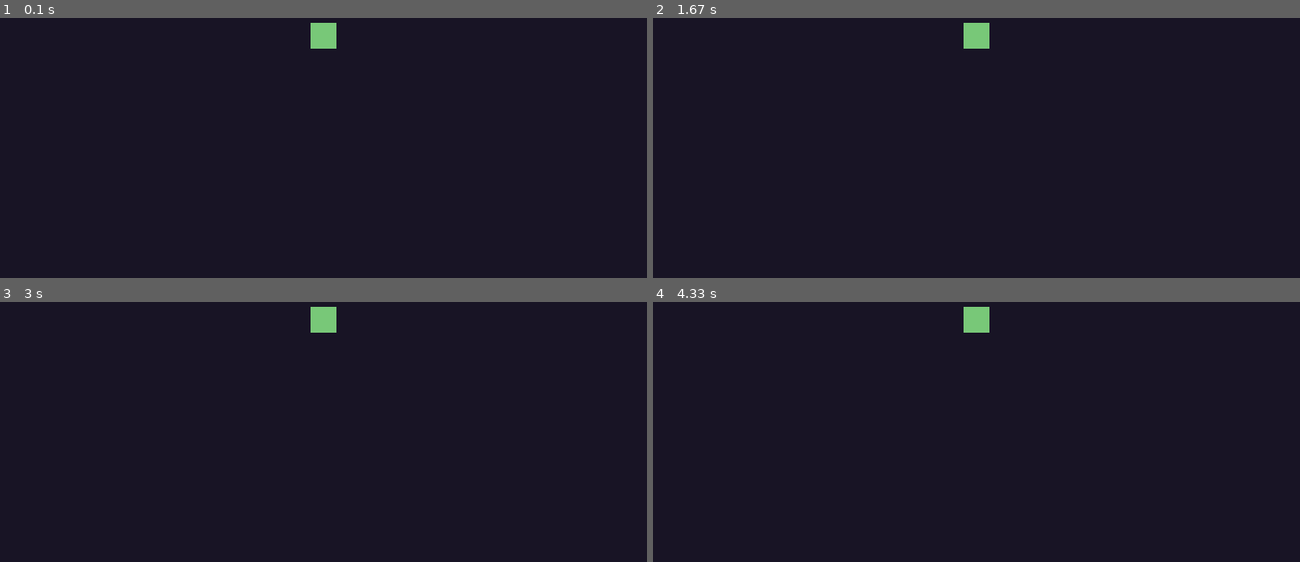
Above: before the commit, frames 1-4 (two rows, left to right).
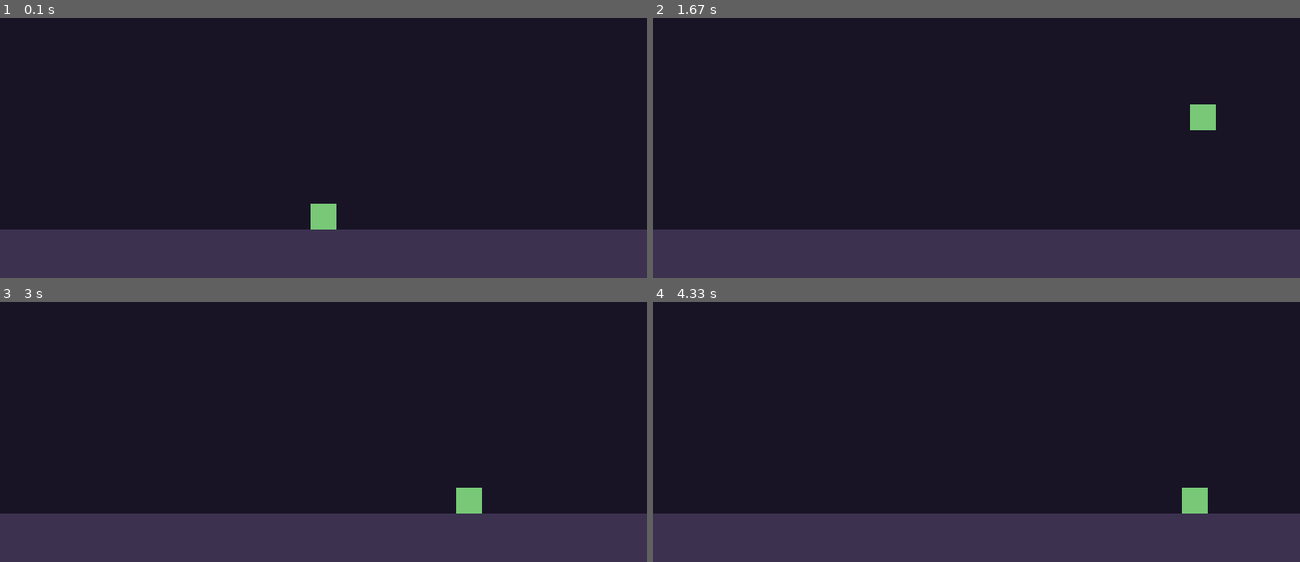
Above: after the commit, the same moments.

Repository: Folombas/PyGame2026
Game: pygame game, started from PyPixel/main.py
The game is run twice, just before and just after one commit, with the same random seed, the same clock (stepped at 60 frames per second) and the same inputs.
Inputs:
- Up to frame 1 (0.1 s): no input
- Up to frame 2 (1.67 s): hold Space 0.33-0.8 s; hold Right 0.33-0.8 s; hold Right 0.83-1.3 s; hold W 1.33-1.63 s
- Up to frame 3 (3 s): hold Right 1.67-2.13 s; hold A 2.17-2.7 s; hold Left from 2.73 s (still down)
- Up to frame 4 (4.33 s): release Left at 3.13 s; tap Space at 3.17 s; hold Up 3.5-3.87 s; hold D from 3.9 s (still down)

The runs differ from the first frame. In frame 1, 19% of the frame differs, in the area x 0-100%, y 1-100%; in frame 2, 19%; in frame 3, 19%; in frame 4, 19%.

Commit message:
Add Player class with movement and jump

Diff:
--- a/PyPixel/main.py
+++ b/PyPixel/main.py
@@ -1,15 +1,9 @@
-"""PyPixel — 2D-платформер на PyGame. Точка входа."""
+"""PyPixel — 2D-платформер на PyGame."""
+import sys
 import pygame
-import sys
 
-# --- Константы ---
-WIDTH, HEIGHT = 800, 600
-FPS = 60
-TITLE = "PyPixel"
-
-# --- Цвета (пиксельная палитра) ---
-BG_COLOR = (24, 20, 37)
-PLAYER_COLOR = (120, 200, 120)
+from settings import WIDTH, HEIGHT, FPS, TITLE, BG_COLOR, GROUND_COLOR, GROUND_Y
+from player import Player
 
 
 def main() -> None:
@@ -18,19 +12,26 @@
     pygame.display.set_caption(TITLE)
     clock = pygame.time.Clock()
 
+    player = Player(x=WIDTH // 2 - 16, y=GROUND_Y - 32)
+
     running = True
     while running:
+        # --- events ---
         for event in pygame.event.get():
             if event.type == pygame.QUIT:
                 running = False
             elif event.type == pygame.KEYDOWN and event.key == pygame.K_ESCAPE:
                 running = False
 
+        # --- update ---
+        keys = pygame.key.get_pressed()
+        player.handle_input(keys)
+        player.update()
+
+        # --- draw ---
         screen.fill(BG_COLOR)
-        pygame.draw.rect(
-            screen, PLAYER_COLOR,
-            (WIDTH // 2 - 16, HEIGHT // 2 - 16, 32, 32)
-        )
+        pygame.draw.rect(screen, GROUND_COLOR, (0, GROUND_Y, WIDTH, HEIGHT - GROUND_Y))
+        player.draw(screen)
         pygame.display.flip()
 
         clock.tick(FPS)
--- /dev/null
+++ b/PyPixel/player.py
@@ -0,0 +1,42 @@
+"""Игрок."""
+import pygame
+from settings import (
+    PLAYER_COLOR, GRAVITY, PLAYER_SPEED, JUMP_POWER, GROUND_Y
+)
+
+
+class Player:
+    def __init__(self, x: int, y: int, size: int = 32):
+        self.rect = pygame.Rect(x, y, size, size)
+        self.vel_x = 0.0
+        self.vel_y = 0.0
+        self.on_ground = False
+
+    def handle_input(self, keys) -> None:
+        self.vel_x = 0
+        if keys[pygame.K_LEFT] or keys[pygame.K_a]:
+            self.vel_x = -PLAYER_SPEED
+        if keys[pygame.K_RIGHT] or keys[pygame.K_d]:
+            self.vel_x = PLAYER_SPEED
+        if (keys[pygame.K_SPACE] or keys[pygame.K_UP] or keys[pygame.K_w]) and self.on_ground:
+            self.vel_y = JUMP_POWER
+            self.on_ground = False
+
+    def update(self) -> None:
+        # Гравитация
+        self.vel_y += GRAVITY
+
+        # Горизонталь
+        self.rect.x += int(self.vel_x)
+
+        # Вертикаль
+        self.rect.y += int(self.vel_y)
+
+        # Коллизия с "землёй" (пока простая, потом заменим на платформы)
+        if self.rect.bottom >= GROUND_Y:
+            self.rect.bottom = GROUND_Y
+            self.vel_y = 0
+            self.on_ground = True
+
+    def draw(self, surface: pygame.Surface) -> None:
+        pygame.draw.rect(surface, PLAYER_COLOR, self.rect)
--- /dev/null
+++ b/PyPixel/settings.py
@@ -0,0 +1,17 @@
+"""Константы и настройки игры."""
+
+# Экран
+WIDTH, HEIGHT = 800, 600
+FPS = 60
+TITLE = "PyPixel"
+
+# Цвета
+BG_COLOR = (24, 20, 37)
+PLAYER_COLOR = (120, 200, 120)
+GROUND_COLOR = (60, 50, 80)
+
+# Физика
+GRAVITY = 0.9
+PLAYER_SPEED = 5
+JUMP_POWER = -16
+GROUND_Y = HEIGHT - 60  # высота "земли" от верха экрана
Not shown, added: main
